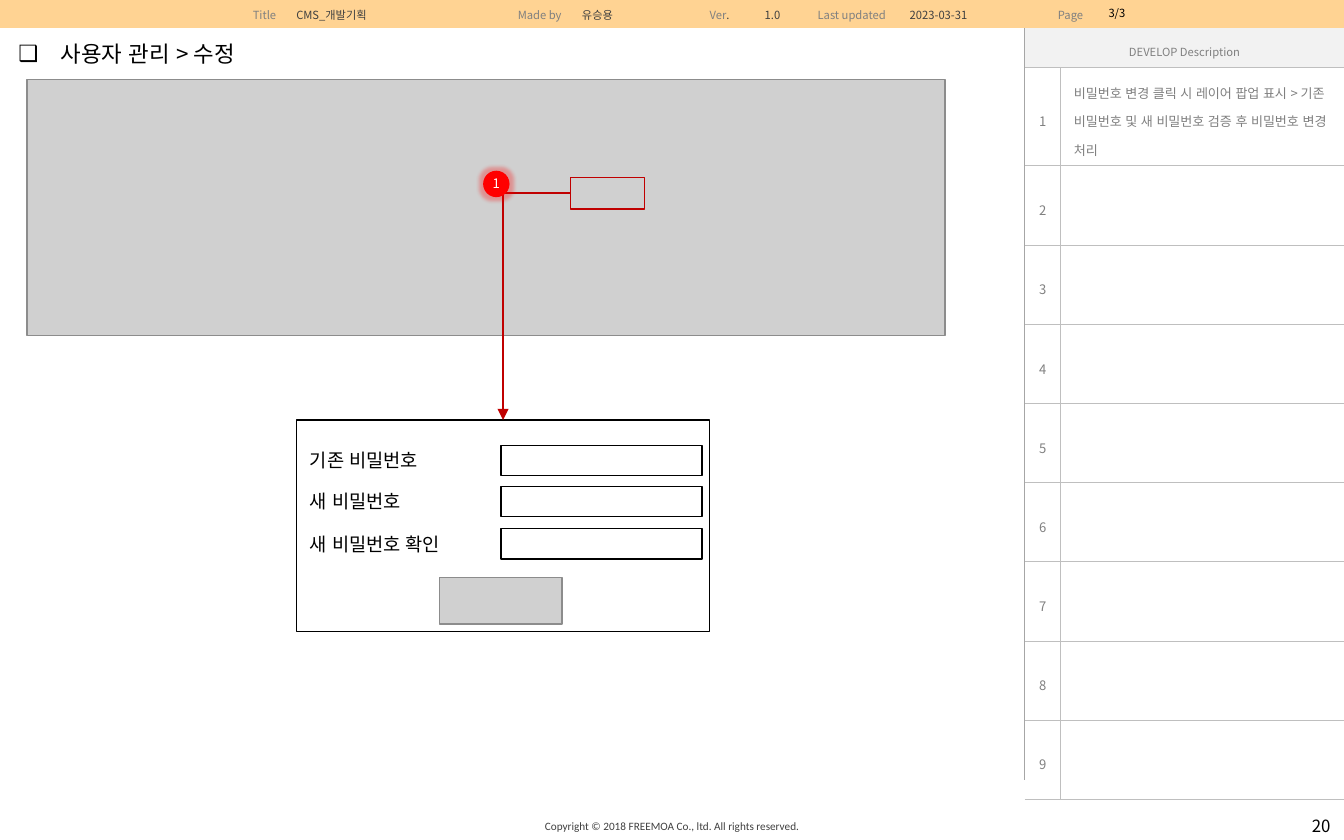
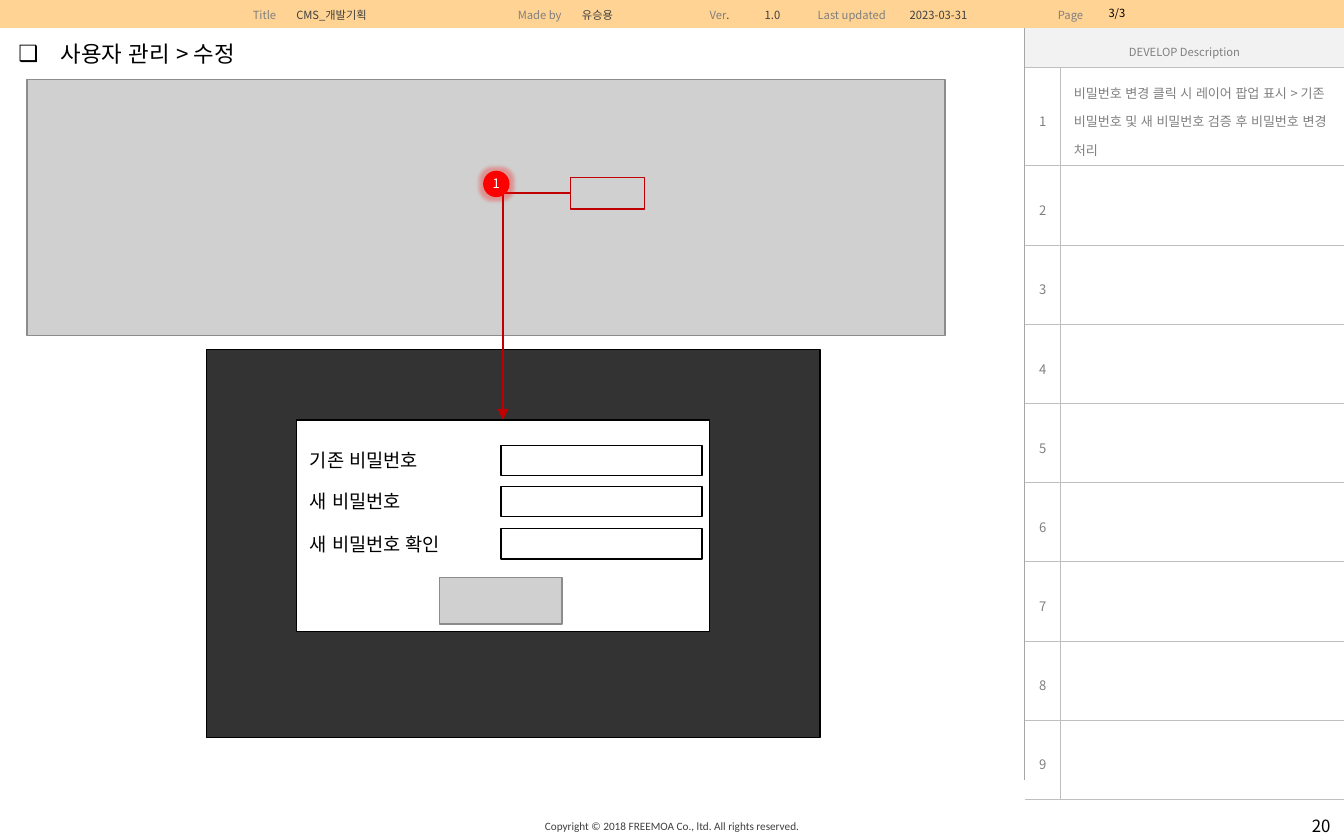
Before and after one commit to Sioria-YU/sioscms, a slide deck: slide 20 of doc/CMS_관리자_화면설계서.pptx. Drawn at 1344x840 pixels with LibreOffice and Linux fonts; fonts in the diff are those of the drawing; grey boxes stand for pictures. Boxes give left, top, right and bottom in pixels: in the first picture for what was removed or moved away, otherwise in the second. Text is boxed around its words. In the diff, an @@ line names an element or a change of style, - is before the commit and + after.

```diff
--- a/doc/CMS_관리자_화면설계서.pptx
+++ b/doc/CMS_관리자_화면설계서.pptx
@@ rectangle added at [207,349,821,738], fill #000000 at 80% opacity, outline #000000 0.75 pt @@
@@ rectangle at [297,419,710,630]: fill none to #FFFFFF @@
```
Also in this commit, not shown: 7 other slides changed, 5 slides added.
